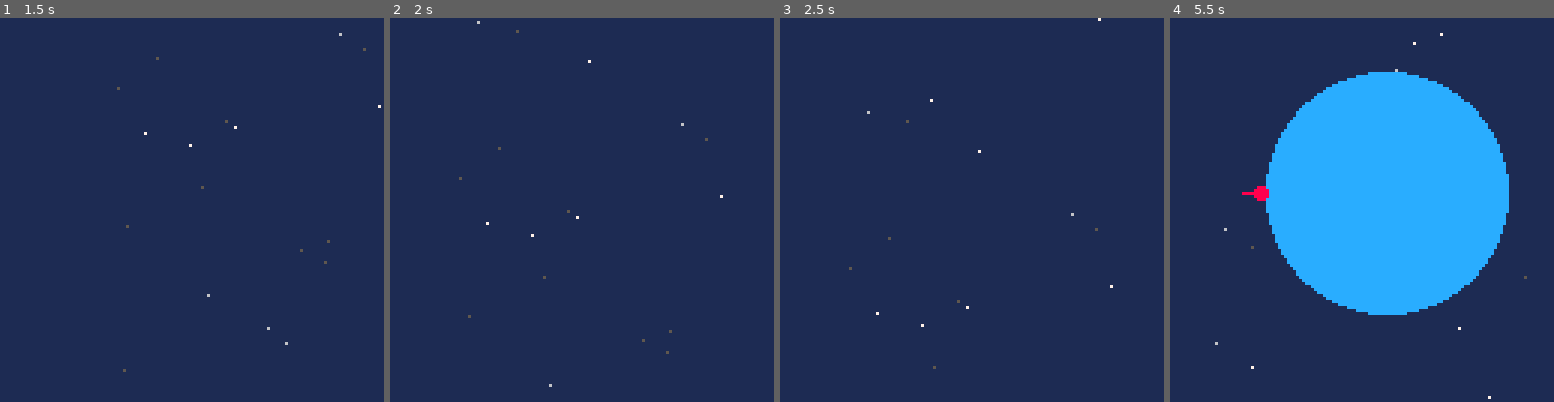
Above: before the commit, frames 1-4 (left to right).
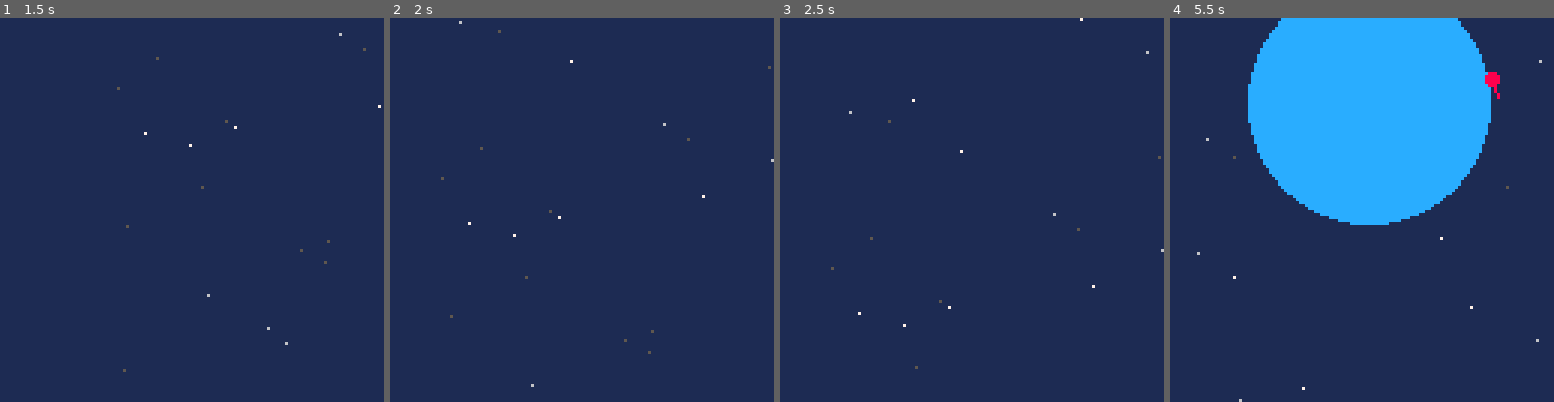
Above: after the commit, the same moments.

Repository: nucleartide/ludum-dare-39
Game: PICO-8 cartridge game.p8
Same seed, same stepped clock (60 frames per second), same inputs: the game is played once before the commit and once after it.
Inputs:
- Up to frame 1 (1.5 s): tap X (X key) at 0.33, 1.07 s; tap O (Z key) at 0.7 s
- Up to frame 2 (2 s): hold Right from 1.6 s (still down); tap O (Z key) at 1.7 s; tap X (X key) at 1.85 s
- Up to frame 3 (2.5 s): release Right at 2.1 s; tap O (Z key) at 2.1 s; hold Up 2.15-2.42 s; hold Right from 2.47 s (still down)
- Up to frame 4 (5.5 s): tap O (Z key) every 0.4 s from 2.5 to 5.3 s; tap X (X key) at 2.97, 4.08, 5.2 s; release Right at 3.03 s; hold Left 3.08-3.58 s; hold Down 3.63-3.97 s; hold Right 4.02-4.68 s; hold Up 4.73-5.03 s; hold Left from 5.08 s (still down)

Frame 1 is identical in both runs. In frame 2, 0.2% of the frame differs, in the area x 13-100%, y 0-97%; in frame 3, 0.2%; in frame 4, 27%, in the area x 7-97%, y 0-100%.

Commit message:
add launch

Diff:
--- a/game.p8
+++ b/game.p8
@@ -133,7 +133,7 @@
 
 function update_game()
 
-  if not launched then
+  if not player.launched then
 
     --
     -- position player on planet
@@ -159,6 +159,14 @@
     -- adjacent, opposite (x, y)
     local a, o = player.x - planet.x, player.y - planet.y
     player.a = atan2(a, o) + 0.25
+
+    --
+    -- launch
+    --
+
+    if btn(5) then
+      player.launched = true
+    end
   else
 
     --
